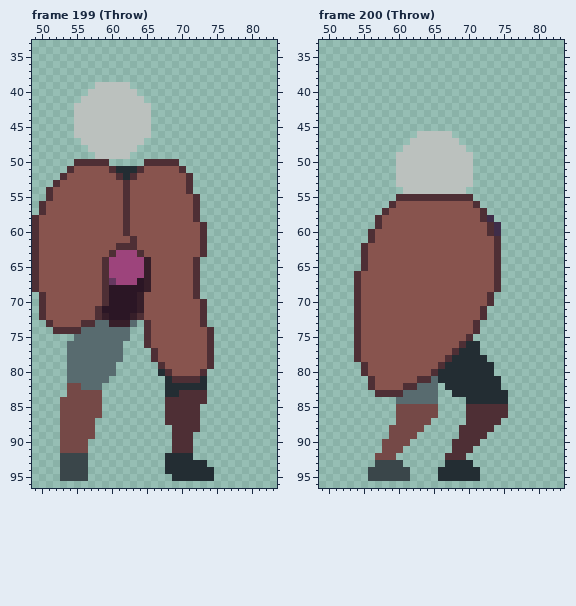
Edited in one commit: pixel-art file (Personal_Roberto/ASEPRITE/1. Liora/Liora.aseprite). The first picture shows the starting point.
128x128 pixels, 204 frames. Shown: frame 199 (Throw): x 49..83, y 33..96; frame 200 (Throw): x 49..83, y 33..96. The commit also changed other frames, which this record leaves out.
The result:
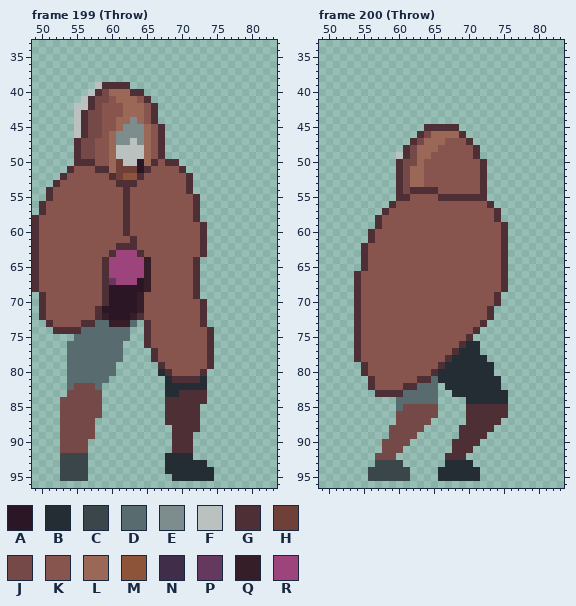
Palette (. is transparent): A #2b1625  B #232d33  C #3a464a  D #586b6f  E #7d8c8c  F #bbc1be  G #4e2f35  H #6f4037  J #754947  K #88544e  L #9b6757  M #8e5439  N #3f2d49  P #653860  Q #361e29  R #9d447c
Edits made:
{"where": "frame 199 (Throw), layers \"Layer 5\", \"Liora\""}
{"frame":199,"y":39,"x":59,"old":"FFFF","new":"GGGG"}
{"frame":199,"y":40,"x":58,"old":"FFFFFF.","new":"GJLLLGG"}
{"frame":199,"y":41,"x":57,"old":"FFFFFFFF.","new":"GJJKLLLKG"}
{"frame":199,"y":42,"x":57,"old":"FFFFFFFFF.","new":"GJKKKLLLKG"}
{"frame":199,"y":43,"x":56,"old":"FFFFFFFFFF.","new":"GJJKKKLLLKG"}
{"frame":199,"y":44,"x":56,"old":"FFFFFFFFFF.","new":"GJJKKLLELKG"}
{"frame":199,"y":45,"x":56,"old":"FFFFFFFFFF..","new":"GJJKKLEEELKG"}
{"frame":199,"y":46,"x":56,"old":"FFFFFFFFFF..","new":"GJJKLEEEELKG"}
{"frame":199,"y":47,"x":55,"old":".FFFFFFF","new":"GJJKKLEE"}
{"frame":199,"y":47,"x":64,"old":"F...","new":"ELKG"}
{"frame":199,"y":48,"x":55,"old":"..FFFF","new":"GJJKKL"}
{"frame":199,"y":48,"x":64,"old":"....","new":"FLKG"}
{"frame":199,"y":49,"x":55,"old":"...FFF","new":"GJJKKL"}
{"frame":199,"y":49,"x":63,"old":".....","new":"FFLKG"}
{"frame":199,"y":50,"x":58,"old":"GG.....G","new":"KKLHFFAL"}
{"frame":199,"y":50,"x":67,"old":"G","new":"K"}
{"frame":199,"y":51,"x":58,"old":"KKGBBBGK","new":"GGLHHHAG"}
{"frame":199,"y":52,"x":60,"old":"KGBGK","new":"GHMMG"}
{"frame":199,"y":53,"x":61,"old":"K","new":"G"}
{"frame":199,"y":53,"x":63,"old":"K","new":"G"}
{"frame":199,"y":82,"x":54,"old":"J","new":"D"}
{"frame":199,"y":82,"x":56,"old":"DD","new":"JJ"}
{"where": "frame 200 (Throw), layers \"Layer 5\", \"Liora\""}
{"frame":200,"y":45,"x":64,"old":".....","new":"GGGGG"}
{"frame":200,"y":46,"x":63,"old":"FFFFF..","new":"GJLLLLG"}
{"frame":200,"y":47,"x":62,"old":"FFFFFFF..","new":"GJLLLKKKG"}
{"frame":200,"y":48,"x":61,"old":"FFFFFFFFF..","new":"GJLLLKKKKKG"}
{"frame":200,"y":49,"x":61,"old":"FFFFFFFFFF.","new":"GJLLKKKKKKG"}
{"frame":200,"y":50,"x":60,"old":"FFFFFFFFFFF..","new":"GJJLKKKKKKKKG"}
{"frame":200,"y":51,"x":60,"old":"FFFFFFFFFFF..","new":"GJLLKKKKKKKKG"}
{"frame":200,"y":52,"x":60,"old":"FFFFFFFFFFF..","new":"GJLLKKKKKKKKG"}
{"frame":200,"y":53,"x":60,"old":"FFFFFFFFFFF..","new":"GJLLKKKKKKKKG"}
{"frame":200,"y":54,"x":60,"old":".FFFFFFFFF...","new":"GJGGGGKKKKKKG"}
{"frame":200,"y":55,"x":62,"old":"GGGG","new":"KKKK"}
{"frame":200,"y":55,"x":71,"old":"..","new":"GG"}
{"frame":200,"y":56,"x":71,"old":"G..","new":"KKG"}
{"frame":200,"y":57,"x":72,"old":"G..","new":"KKG"}
{"frame":200,"y":58,"x":72,"old":"GN.","new":"KKG"}
{"frame":200,"y":59,"x":73,"old":"GN.","new":"KKG"}
{"frame":200,"y":60,"x":73,"old":"GN.","new":"KKG"}
{"frame":200,"y":61,"x":74,"old":"G.","new":"KG"}
{"frame":200,"y":62,"x":74,"old":"G.","new":"KG"}
{"frame":200,"y":63,"x":74,"old":"G.","new":"KG"}
{"frame":200,"y":64,"x":74,"old":"G.","new":"KG"}
{"frame":200,"y":65,"x":74,"old":"G.","new":"KG"}
{"frame":200,"y":66,"x":74,"old":"G.","new":"KG"}
{"frame":200,"y":67,"x":74,"old":"G.","new":"KG"}
{"frame":200,"y":68,"x":74,"old":"G.","new":"KG"}
{"frame":200,"y":69,"x":73,"old":"G.","new":"KG"}
{"frame":200,"y":70,"x":73,"old":"G.","new":"KG"}
{"frame":200,"y":71,"x":72,"old":"G.","new":"KG"}
{"frame":200,"y":72,"x":72,"old":"G.","new":"KG"}
{"frame":200,"y":73,"x":71,"old":"G.","new":"KG"}
{"frame":200,"y":85,"x":60,"old":"J","new":"D"}
